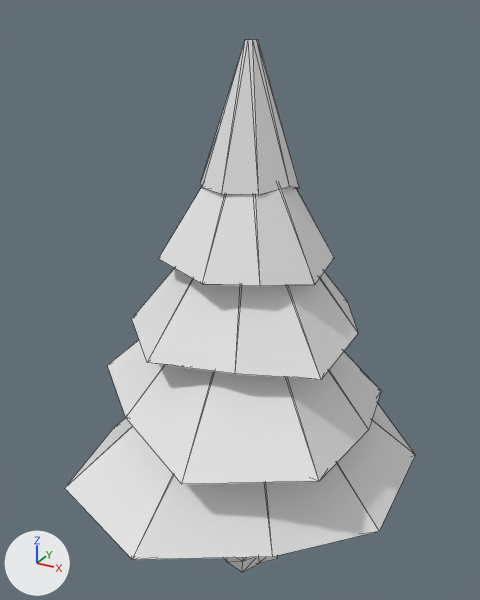
The glTF model models/designs/pine_classic.glb as it was, and as the next commit left it.
Camera for both pictures: a 50 mm lens placed at (2.96, -5.6, 6.11), pointed at (-0.14, 0.05, 3.29). The axes (+X, +Y, +Z) are drawn at lower left. The lights are the same throughout. The picture after the commit comes second. Mesh edges are drawn as thin lines. Where no turn or scale is listed for an object, it has been applied to the vertices. Vertices at exactly the same position are counted once.

The first picture shows 'Body_Canopy0', 'Body_Canopy1', 'Body_Canopy2', 'Body_Canopy3', 'Body_Canopy4', 'Body_Trunk'.
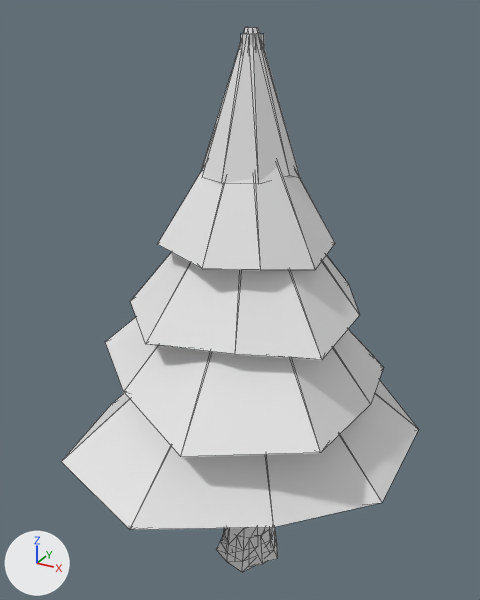
Pixel boxes (x1, y1, x2, y2) of what changed, in the pictures (480 x 600 px):
'Body_Canopy0', moved
    before: (65, 403, 415, 560)
    after: (61, 379, 419, 530)
'Body_Canopy1', moved
    before: (107, 340, 381, 484)
    after: (105, 317, 383, 457)
'Body_Canopy2', moved
    before: (132, 268, 358, 380)
    after: (130, 252, 359, 360)
'Body_Canopy3', moved
    before: (158, 185, 334, 286)
    after: (158, 164, 335, 270)
'Body_Canopy4', moved
    before: (201, 39, 300, 195)
    after: (201, 27, 300, 183)
'Body_Trunk', reshaped
    before: (224, 556, 278, 572)
    after: (216, 33, 278, 572)
'Rubble_Stump', added
    after: (248, 531, 268, 566)
part 1 of me_body_trunk, built on (mostly hidden)
    after: (241, 33, 264, 49)

Patch to the scene script:
```diff
--- a/models/designs/pine_classic.glb.py
+++ b/models/designs/pine_classic.glb.py
@@ me_body_trunk @@
 # used by ob_body_trunk; location = (0.0, 0.0, 0.0)
-me_body_trunk.from_pydata(...)  # 270 vertices, 536 faces; spans x -0.33..0.41, y -0.4..0.37, z 0.0..5.6
+me_body_trunk.from_pydata(...)  # 280 vertices, 556 faces; spans x -0.33..0.41, y -0.4..0.37, z 0.0..5.9
+# me_body_trunk part 1
+# 3 vertices are removed from x -0.03..0.07, y -0.1..0.09, z 5.6
+# 17 faces are deleted
+# 3 vertices in x -0.06..0.05, y -0.18..-0.14, z 3.4..4.2 move by (0.0, -0.01, 0.0)
+# 3 vertices in x -0.14..-0.04, y 0.0..0.14, z 4.2 move by (-0.01, 0.0, 0.0)
+# 10 vertices move from x -0.09..0.15, y -0.09..0.13, z 4.2..5.6 to x -0.12..0.15, y -0.12..0.14, z 4.2..5.0
+# 13 vertices are added at x -0.09..0.1, y -0.13..0.12, z 5.0..5.9
+# 37 new faces join them
@@ me_rubble_stump @@
+me_rubble_stump.from_pydata(...)  # a 12-sided cut cone along z (radius 0.33 at the low end, 0.28 at the high end) spanning x -0.33..0.33, y -0.33..0.33, z -0.2..0.2
@@ ob_body_canopy0 @@
 ob_body_canopy0 = bpy.data.objects.new('Body_Canopy0', me_body_canopy0)
-ob_body_canopy0.location = (0.0, 0.0, 2.3)
+ob_body_canopy0.location = (0.0, 0.0, 2.65)
@@ ob_body_canopy1 @@
 ob_body_canopy1 = bpy.data.objects.new('Body_Canopy1', me_body_canopy1)
-ob_body_canopy1.location = (0.0, 0.0, 3.1)
+ob_body_canopy1.location = (0.0, 0.0, 3.4)
@@ ob_body_canopy2 @@
 ob_body_canopy2 = bpy.data.objects.new('Body_Canopy2', me_body_canopy2)
-ob_body_canopy2.location = (0.0, 0.0, 3.9)
+ob_body_canopy2.location = (0.0, 0.0, 4.1)
@@ ob_body_canopy3 @@
 ob_body_canopy3 = bpy.data.objects.new('Body_Canopy3', me_body_canopy3)
-ob_body_canopy3.location = (0.0, 0.0, 4.6)
+ob_body_canopy3.location = (0.0, 0.0, 4.75)
@@ ob_body_canopy4 @@
 ob_body_canopy4 = bpy.data.objects.new('Body_Canopy4', me_body_canopy4)
-ob_body_canopy4.location = (0.0, 0.0, 5.3)
+ob_body_canopy4.location = (0.0, 0.0, 5.4)
@@ ob_rubble_stump @@
+ob_rubble_stump = bpy.data.objects.new('Rubble_Stump', me_rubble_stump)
+ob_rubble_stump.location = (0.0, 0.0, 0.2)
```
